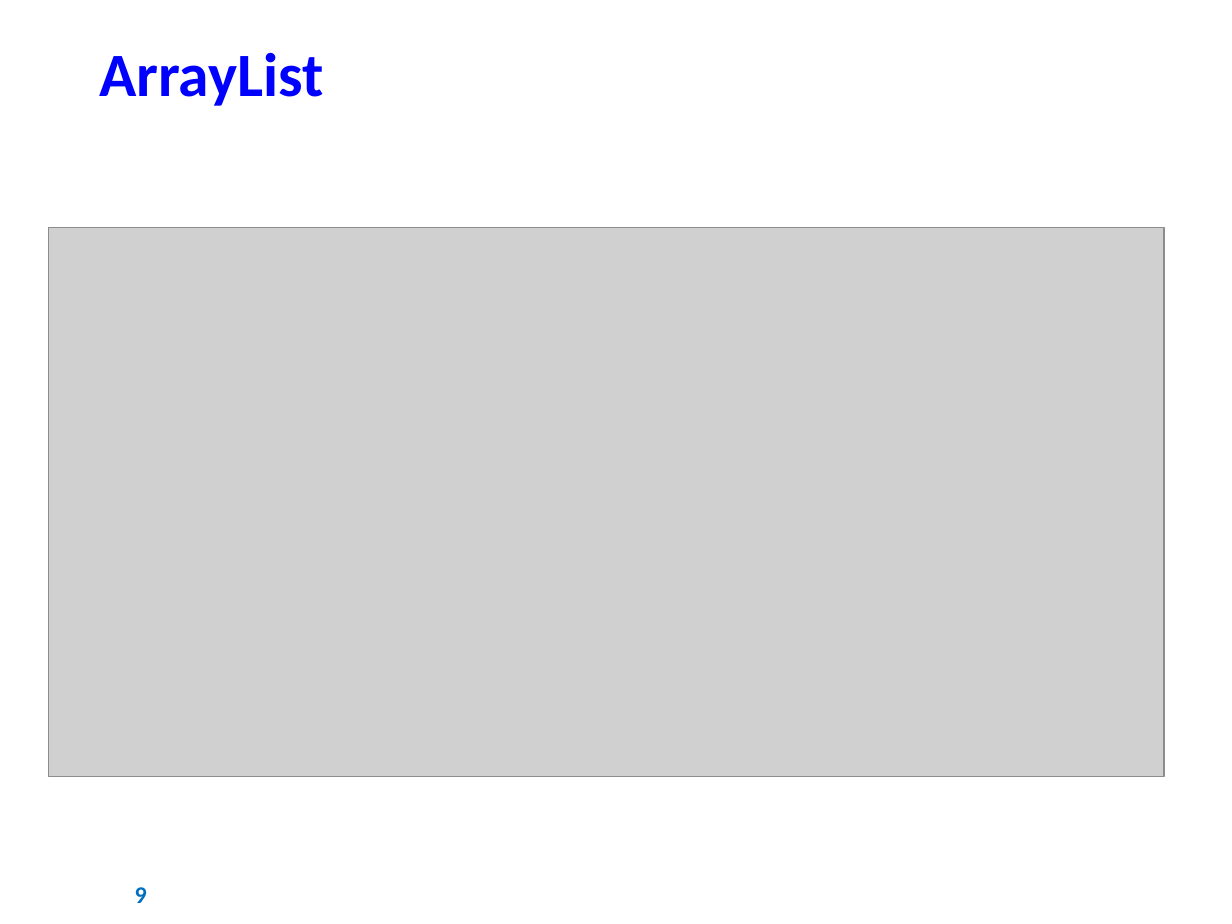
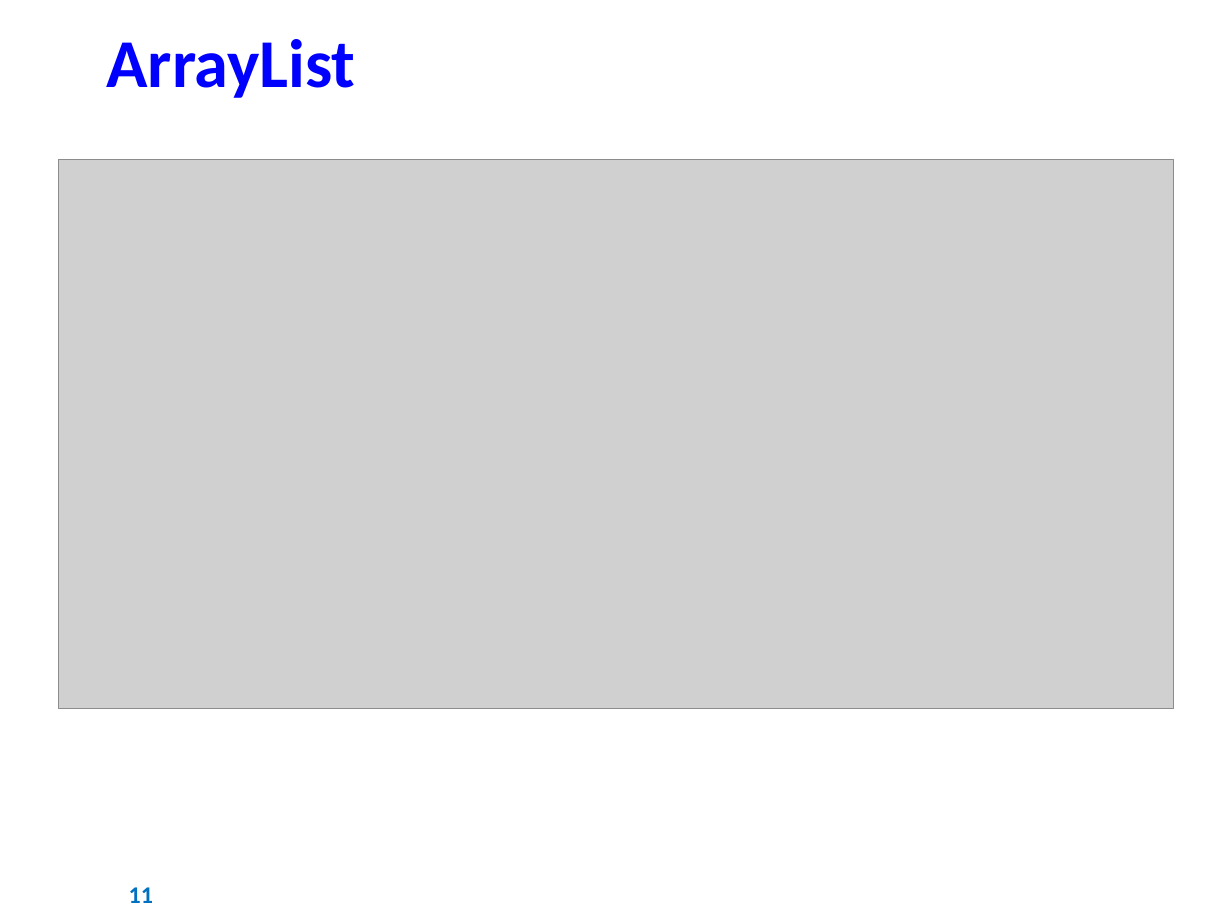
Before and after one commit to AJKFreitas/collections-learning, a slide deck: slide 11 of Estudos - Collections Framework.pptx (slide 9 before the commit). Drawn at 1232x924 pixels with LibreOffice and Linux fonts; fonts in the diff are those of the drawing; grey boxes stand for pictures; background and template pictures are left out. Boxes give left, top, right and bottom in pixels: in the first picture for what was removed or moved away, otherwise in the second. Text is boxed around its words. In the diff, an @@ line names an element or a change of style, - is before the commit and + after.

```diff
--- a/Estudos - Collections Framework.pptx
+++ b/Estudos - Collections Framework.pptx
@@ text "ArrayList": place and size @@
-text "ArrayList" at <box>99,52,323,106</box>
+text "ArrayList" at <box>106,39,355,98</box>
@@ text "ArrayList" at <box>106,39,355,98</box>: size 36 to 40 pt @@
@@ picture: place and size @@
-picture at <box>48,228,1163,776</box>
+picture at <box>58,160,1173,708</box>
@@ page number at <box>129,887,153,903</box>: text changed @@
-9
+11
```
Also in this commit, not shown: 29 other slides changed, 8 slides added, 3 slides removed, 1 other file.
